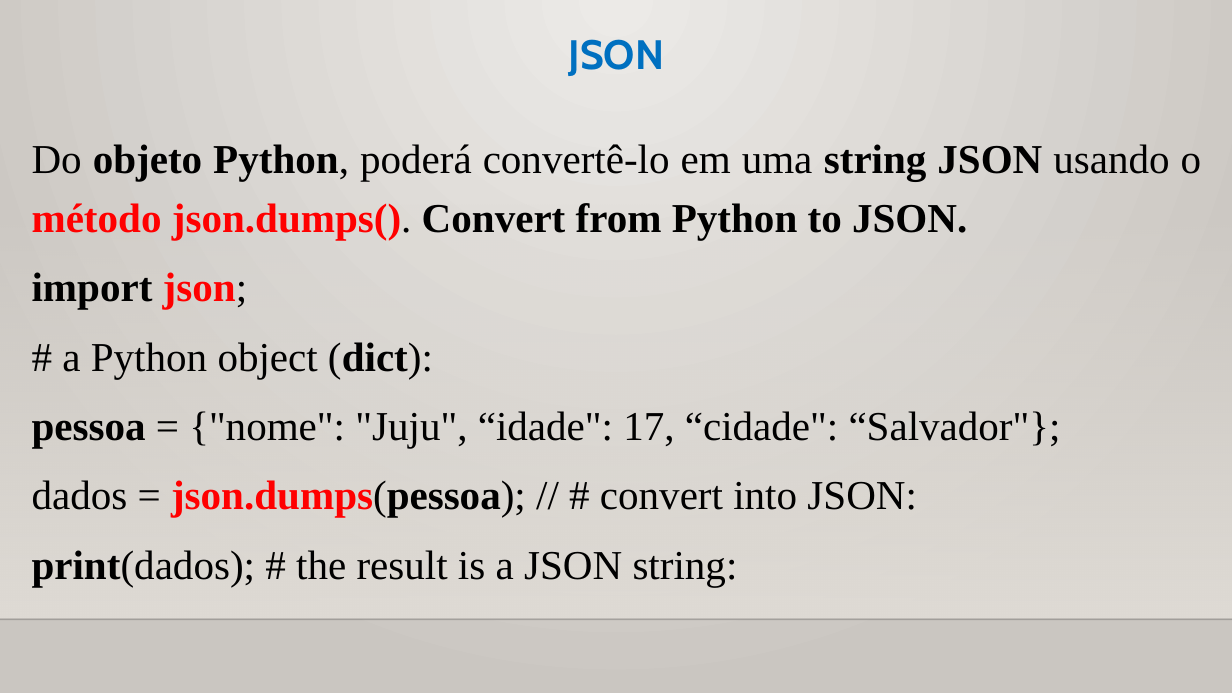
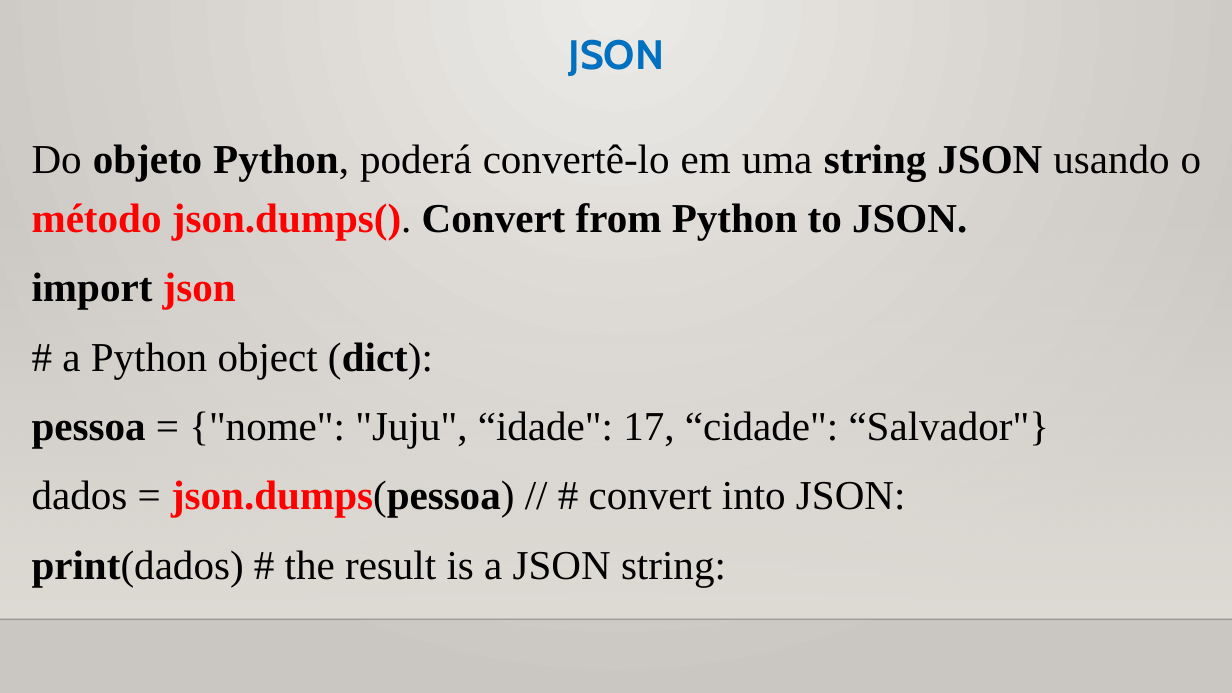
Before and after one commit to CloudEducationBrazil/WydenUniRuyPythonRAD, a slide deck: slide 5 of 01 Classes/Aula 10 RAD Python - Arquivos e JSON.pptx. Drawn at 1232x693 pixels with LibreOffice and Linux fonts; fonts in the diff are those of the drawing; background and template pictures are left out. Boxes give left, top, right and bottom in pixels: in the first picture for what was removed or moved away, otherwise in the second. Text is boxed around its words. In the diff, an @@ line names an element or a change of style, - is before the commit and + after.

```diff
--- a/01 Classes/Aula 10 RAD Python - Arquivos e JSON.pptx
+++ b/01 Classes/Aula 10 RAD Python - Arquivos e JSON.pptx
@@ text at [32, 272, 236, 309]: text changed @@
-import json;
+import json
@@ text at [32, 411, 1050, 587]: text changed @@
-pessoa = {"nome": "Juju", “idade": 17, “cidade": “Salvador"};
-dados = json.dumps(pessoa); // # convert into JSON:
-print(dados); # the result is a JSON string:
+pessoa = {"nome": "Juju", “idade": 17, “cidade": “Salvador"}
+dados = json.dumps(pessoa) // # convert into JSON:
+print(dados) # the result is a JSON string:
```
Also in this commit, not shown: 15 other slides changed, 7 other files.
